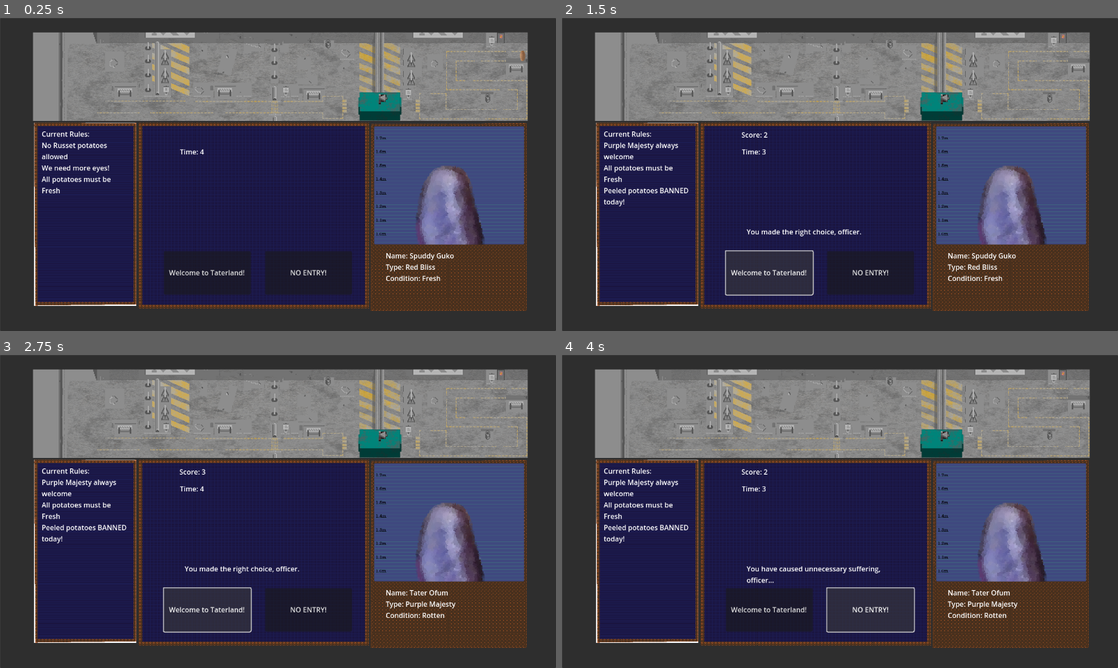
Above: before the commit, frames 1-4 (two rows, left to right).
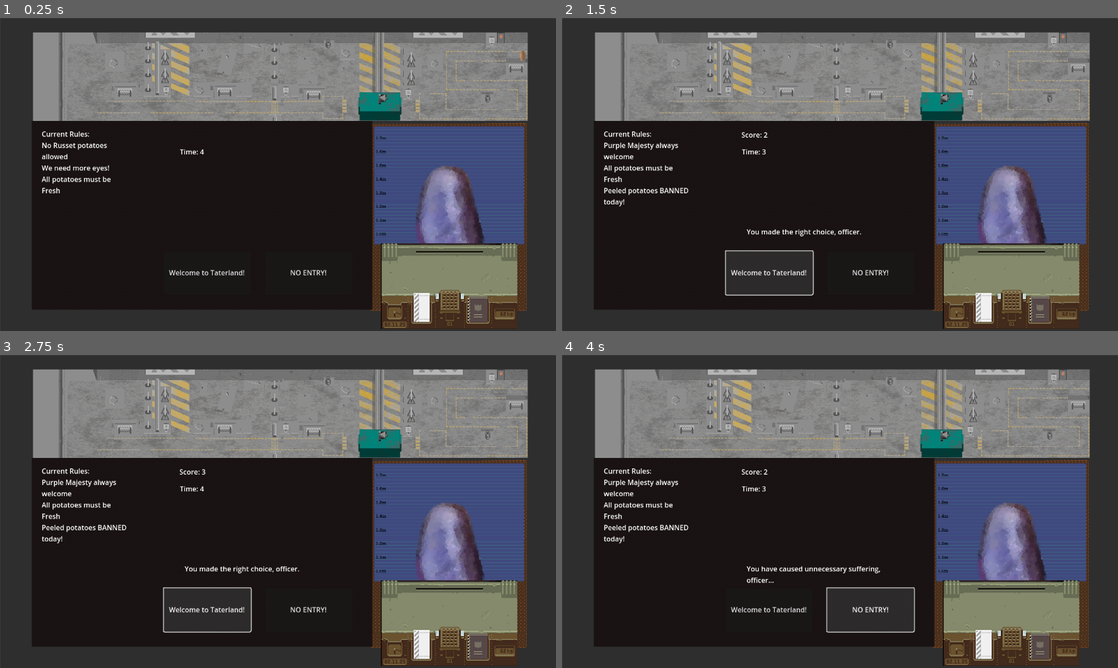
Above: after the commit, the same moments.

Repository: Lost-Rabbit-Digital/SpudCustoms
Game: Godot game, scene res://mainGame.tscn
Same seed, same stepped clock (60 frames per second), same inputs: the game is played once before the commit and once after it.
Inputs:
- Up to frame 1 (0.25 s): no input
- Up to frame 2 (1.5 s): click "Welcome to Taterland!" at 0.5 s; click "Welcome to Taterland!" at 1.25 s
- Up to frame 3 (2.75 s): click "Welcome to Taterland!" at 2 s
- Up to frame 4 (4 s): click "NO ENTRY!" at 2.75 s

The runs differ from the first frame. In frame 1, 39% of the frame differs, in the area x 5-94%, y 32-100%; in frame 2, 39%; in frame 3, 39%; in frame 4, 39%.

Commit message:
Adding tables

Diff:
--- a/mainGame.tscn
+++ b/mainGame.tscn
@@ -7,9 +7,11 @@
 [ext_resource type="Texture2D" uid="uid://40m827pn4r7y" path="res://evidence_panel.png" id="4_juy1b"]
 [ext_resource type="Texture2D" uid="uid://blc1si6nool21" path="res://world_panel.png" id="5_h10h2"]
 [ext_resource type="Texture2D" uid="uid://bca3wt2f8plkr" path="res://potatoes/heads/purple_majesty_head.png" id="7_0jh12"]
+[ext_resource type="Texture2D" uid="uid://c1pt8aw6106rk" path="res://interaction_table_background.png" id="7_nqnif"]
 [ext_resource type="Texture2D" uid="uid://kjlwp8d6npbd" path="res://Potato_line.png" id="8_s0lh3"]
 [ext_resource type="PackedScene" uid="uid://c07b46wsf1fc1" path="res://PotatoPerson.tscn" id="9_bxbx1"]
 [ext_resource type="Script" path="res://QueueManager.gd" id="10_a4p7n"]
+[ext_resource type="Texture2D" uid="uid://dk0dn60svbwgm" path="res://potato_interaction_table.png" id="12_cxpwc"]
 
 [sub_resource type="Curve2D" id="Curve2D_x3wa3"]
 _data = {
@@ -30,11 +32,13 @@
 texture = ExtResource("3_vixev")
 
 [node name="Sprite2D (Rules Panel)" type="Sprite2D" parent="."]
+visible = false
 position = Vector2(196.014, 450.653)
 scale = Vector2(0.991713, 0.966143)
 texture = ExtResource("3_3ctpg")
 
 [node name="Sprite2D (Evidence Panel)" type="Sprite2D" parent="."]
+visible = false
 position = Vector2(583.528, 454.051)
 scale = Vector2(0.994467, 0.977299)
 texture = ExtResource("4_juy1b")
@@ -48,6 +52,10 @@
 position = Vector2(1032.5, 457.5)
 scale = Vector2(0.99723, 0.988584)
 texture = ExtResource("2_f25cg")
+
+[node name="InteractionTableBackground" type="Sprite2D" parent="."]
+position = Vector2(465, 454)
+texture = ExtResource("7_nqnif")
 
 [node name="Timer" type="Timer" parent="."]
 
@@ -132,6 +140,10 @@
 [node name="Node2D (QueueManager)" type="Node2D" parent="."]
 script = ExtResource("10_a4p7n")
 
+[node name="PotatoInteractionTable" type="Sprite2D" parent="."]
+position = Vector2(1034, 616)
+texture = ExtResource("12_cxpwc")
+
 [connection signal="timeout" from="Timer" to="." method="_on_timer_timeout"]
 [connection signal="pressed" from="Button (WelcomeButton)" to="." method="_on_button_welcome_button_pressed"]
 [connection signal="pressed" from="Button (NoEntryButton)" to="." method="_on_button_no_entry_button_pressed"]
Binary file added: interaction_table_background.png
Not shown, added: interaction_table_background.png.import
Not shown: 1 places in mainGame.tscn that only renumber resources
Binary file added: potato_interaction_table.png
Not shown, added: potato_interaction_table.png.import
Not shown, changed: World.pdn
